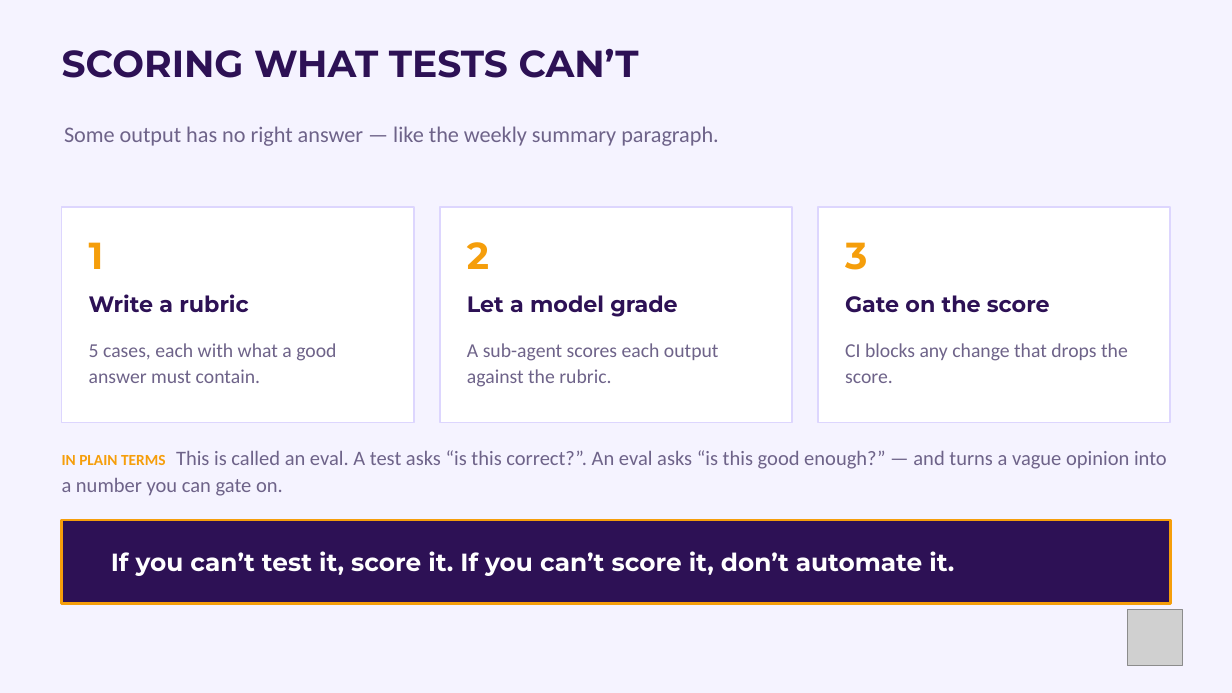
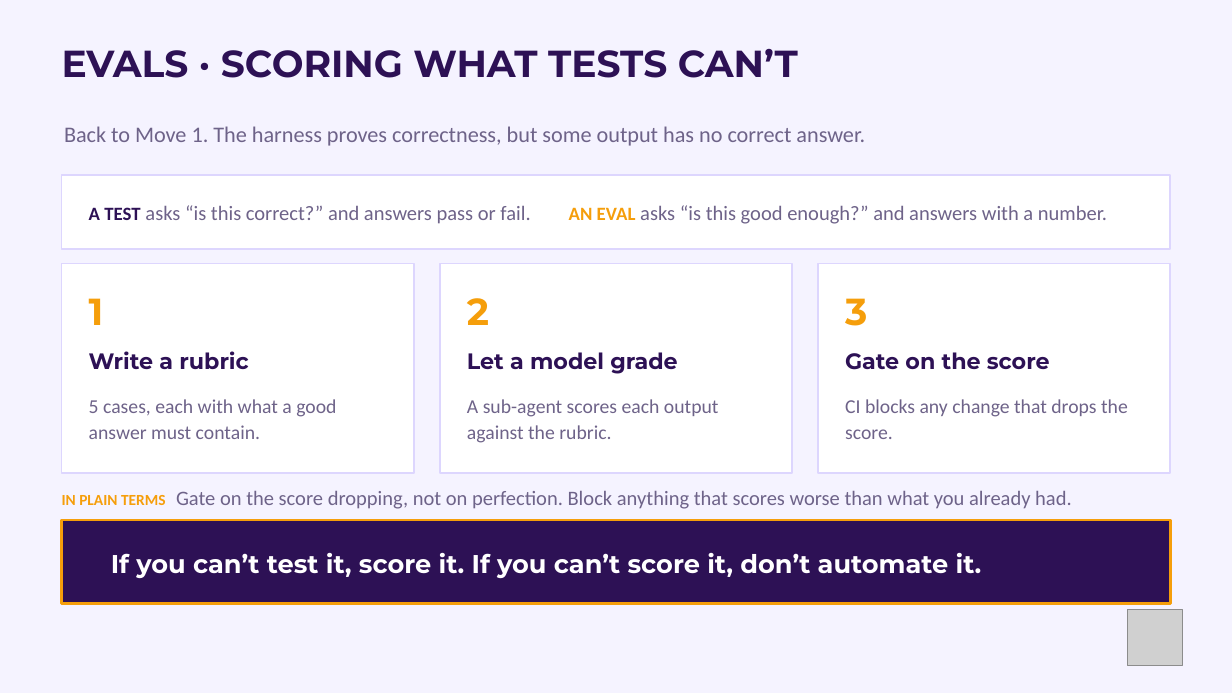
Before and after one commit to paulkeen/tca-habits, a slide deck: slide 19 of docs/TCA-Agentic-Engineering.pptx (slide 14 before the commit). Drawn at 1232x693 pixels with LibreOffice and Linux fonts; fonts in the diff are those of the drawing; grey boxes stand for pictures. Boxes give left, top, right and bottom in pixels: in the first picture for what was removed or moved away, otherwise in the second. Text is boxed around its words. In the diff, an @@ line names an element or a change of style, - is before the commit and + after.

```diff
--- a/docs/TCA-Agentic-Engineering.pptx
+++ b/docs/TCA-Agentic-Engineering.pptx
@@ text at (62, 49, 798, 78): text changed @@
-SCORING WHAT TESTS CAN’T
+EVALS · SCORING WHAT TESTS CAN’T
@@ text at (64, 126, 865, 146): text changed @@
-Some output has no right answer — like the weekly summary paragraph.
+Back to Move 1. The harness proves correctness, but some output has no correct answer.
@@ rectangle added at (62, 175, 1170, 249), fill #FFFFFF, outline #DDD6FE 1 pt @@
@@ text added at (89, 205, 1107, 224), 12 pt, text #6E6389 @@
+A TEST asks “is this correct?” and answers pass or fail. AN EVAL asks “is this good enough?” and answers with a number.
@@ rectangle: place and size @@
-rectangle at (62, 207, 414, 423)
+rectangle at (62, 264, 414, 473)
@@ rectangle: place and size @@
-rectangle at (440, 207, 792, 423)
+rectangle at (440, 264, 792, 473)
@@ rectangle: place and size @@
-rectangle at (818, 207, 1170, 423)
+rectangle at (818, 264, 1170, 473)
@@ 6 texts: place and size @@
-6 texts at (89, 242, 1050, 317)
+6 texts at (89, 298, 1050, 374)
@@ text "5 cases, each with what ...": place and size @@
-text "5 cases, each with what ..." at (89, 343, 336, 383)
+text "5 cases, each with what ..." at (89, 399, 336, 439)
@@ text "A sub-agent scores each output ...": place and size @@
-text "A sub-agent scores each output ..." at (467, 343, 719, 387)
+text "A sub-agent scores each output ..." at (467, 399, 719, 443)
@@ text "CI blocks any change that ...": place and size @@
-text "CI blocks any change that ..." at (845, 343, 1128, 383)
+text "CI blocks any change that ..." at (845, 399, 1128, 439)
@@ text removed at (62, 450, 1167, 496) @@
-IN PLAIN TERMS This is called an eval. A test asks “is this correct?”. An eval asks “is this good enough?” — and turns a vague opinion into a number you can gate on.
@@ text added at (62, 491, 1072, 509), 12 pt, text #6E6389 @@
+IN PLAIN TERMS Gate on the score dropping, not on perfection. Block anything that scores worse than what you already had.
@@ text "If you can’t test it, ..." at (111, 553, 982, 578): size 14.5 to 15 pt; line spacing 1 to 1.12 @@
```
Also in this commit, not shown: 2 other slides changed, 7 slides added, 1 slide removed, 5 other files.
